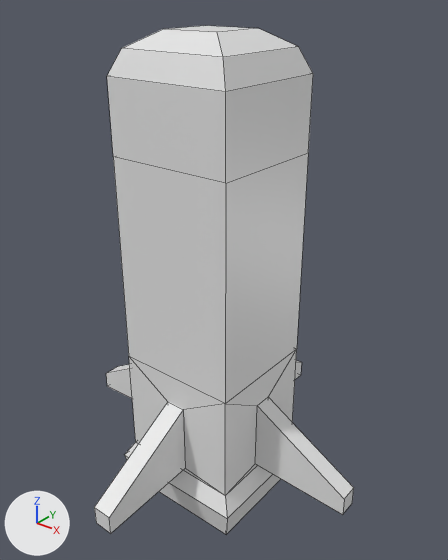
The FBX model Assets/Meshes/Shuffle.fbx, before and after one commit.
The view is the same before and after, from a 50 mm lens placed at (2.2, -2.64, 3.18), pointed at (0.04, 0.06, 1.51). The axes (+X, +Y, +Z) are drawn at lower left. The lights are the same throughout. Mesh edges are drawn as thin lines. Where no turn or scale is listed for an object, it has been applied to the vertices.

Before the edit, the objects in view are built like this:
```python
me_cube = bpy.data.meshes.new('Cube')
me_cube.from_pydata(...)  # 72 vertices, 70 faces; spans x -1.04..1.04, y -1.02..1.02, z 0.01..2.95
me_cube.materials.append(mat_material)  # white #e7e7e7
ob_rocket = bpy.data.objects.new('Rocket', me_cube)
ob_rocket.location = (0.0, 0.0, 0.0)
```
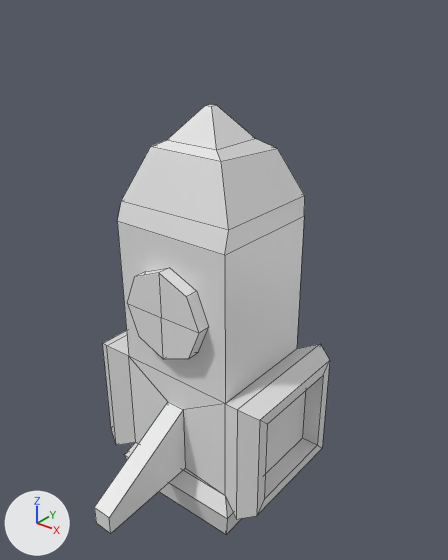
The edits, one by one:
me_cube is used by ob_rocket; location (0.0, 0.0, 0.0).
me_cube had 72 vertices, 70 faces and spanned x -1.04..1.04, y -1.02..1.02, z 0.01..2.95.
me_cube now has 127 vertices, 118 faces and spans x -0.64..0.64, y -1.02..1.02, z 0.01..2.57.
me_cube part 1: a new loose piece, an 8-sided cylinder along y spanning x -0.279..0.279, y -0.461..-0.375, z 1.182..1.739, in mat_material (white #e7e7e7).
Part 2, on me_cube:
4 vertices are removed from x -0.18..0.18, y -0.17..0.17, z 2.95.
5 faces are deleted.
12 vertices move from x -0.4..0.4, y -0.38..0.38, z 2.3..2.86 to x -0.4..0.4, y -0.38..0.37, z 1.93..2.35.
8 vertices are added at x -0.18..0.18, y -0.18..0.16, z 2.39..2.57.
9 new faces join them.
Part 3, on me_cube:
8 vertices are removed from x -1.04..1.04, y -0.06..0.06, z 0.3..0.42.
10 faces are deleted.
8 vertices move from x -0.4..0.4, y -0.06..0.06, z 0.33..0.8 to x -0.53..0.53, y -0.44..0.44, z 0.24..1.06.
16 vertices are added at x -0.64..0.64, y -0.38..0.38, z 0.29..1.01.
8 new vertices lie (0.12, 0.0, 0.0) away from vertices in x -0.64..0.52, y -0.31..0.31, z 0.37..0.93.
26 new faces join them.

Location of each change, [x1, y1, x2, y2] in pixels of the pictures (448 x 560 px):
'Rocket', reshaped (9% narrower, 16% shorter): before [94, 26, 354, 534]; after [94, 105, 330, 534]
part 1 of me_cube, added: after [127, 268, 208, 359]
part 2 of me_cube, built on: before [107, 26, 313, 404]; after [117, 105, 305, 404]
part 3 of me_cube, built on: before [106, 349, 354, 515]; after [103, 330, 330, 519]
